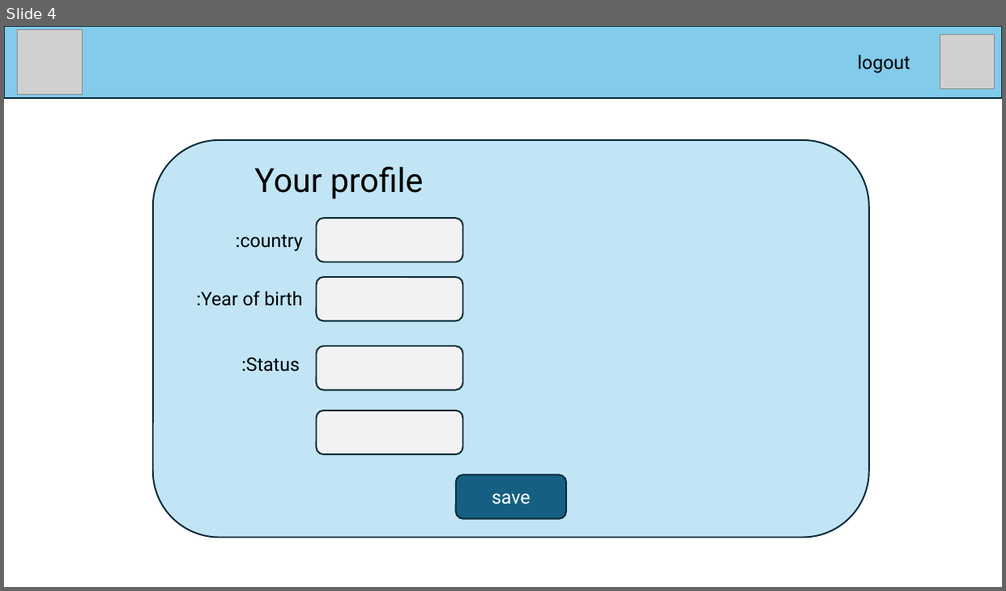
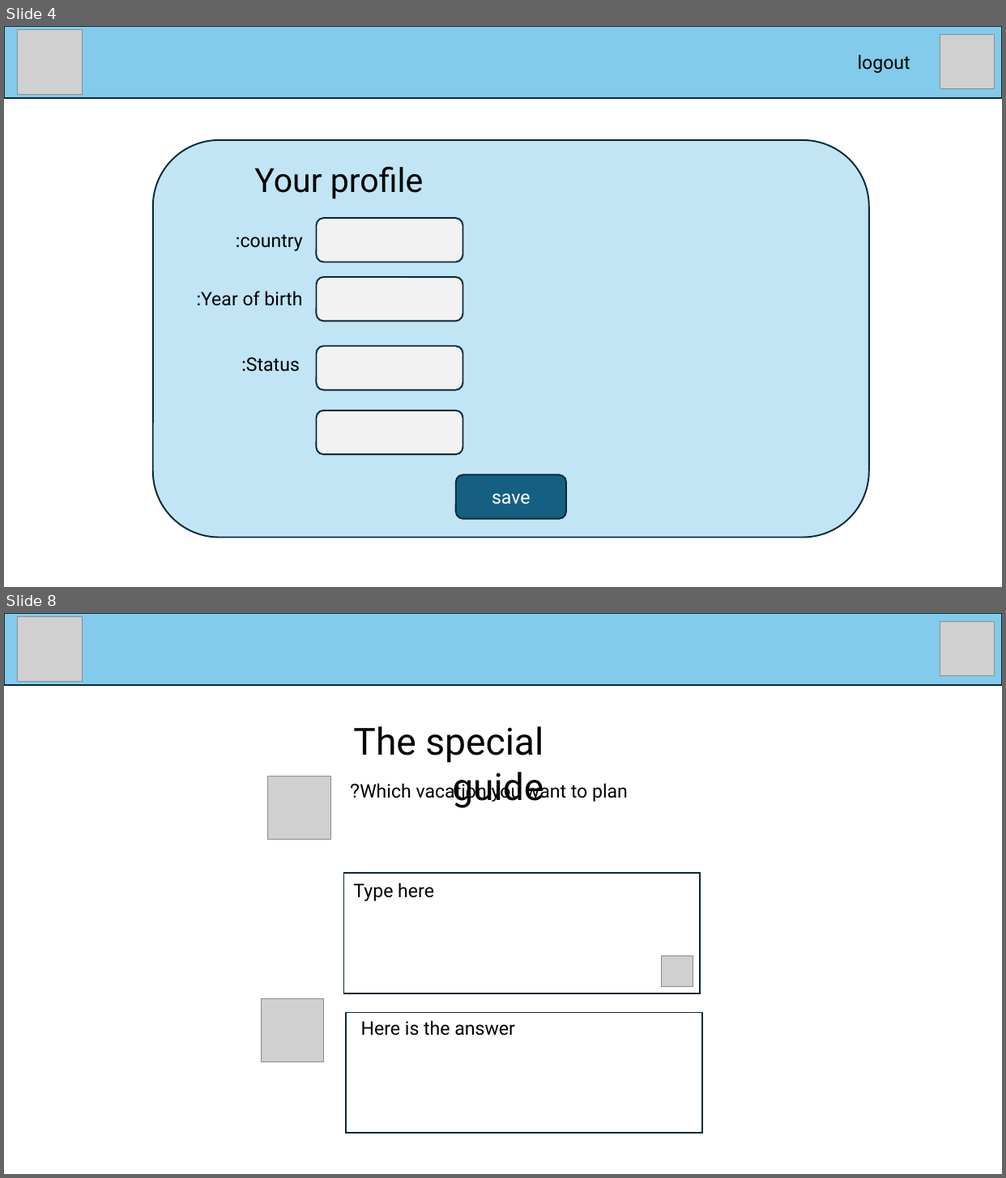
Before and after one commit to ptubul/vacapp, a slide deck: sprint1.pptx. Shown one above the other, each under a label of ours: slide 4 before the commit, slides 4 and 8 after it; the slides between them are not shown. The pictures are 1006x591 and 1006x1178 pixels, drawn with LibreOffice and Linux fonts; fonts in the diff are those of the drawing; grey boxes stand for pictures. Boxes give left, top, right and bottom in pixels: in the first picture for what was removed or moved away, otherwise in the second. Text is boxed around its words. In the diff, an @@ line names an element or a change of style, - is before the commit and + after.

```diff
--- a/sprint1.pptx
+++ b/sprint1.pptx
@@ slide 8 added at <box>4,613,1002,1174</box>, background #FFFFFF @@
@@ rectangle added at <box>4,613,1002,685</box>, fill #83CBEB, outline #092A39 1.5 pt @@
@@ picture added at <box>17,617,82,682</box> @@
@@ picture added at <box>940,622,995,677</box> @@
@@ text added at <box>353,726,543,808</box>, 36 pt, text #000000 @@
+The special guide
@@ picture added at <box>268,776,331,839</box> @@
@@ text added at <box>360,781,628,802</box>, 18 pt, text #000000 @@
+Which vacation you want to plan?
@@ rectangle added at <box>344,874,701,994</box>, outline #092A39 1.5 pt @@
@@ text added at <box>353,883,434,901</box>, 18 pt, text #000000 @@
+Type here
@@ picture added at <box>661,956,692,987</box> @@
@@ picture added at <box>261,999,324,1063</box> @@
@@ rectangle added at <box>346,1013,702,1133</box>, outline #092A39 1.5 pt @@
@@ text added at <box>361,1020,515,1036</box>, 18 pt, text #000000 @@
+Here is the answer
```
Also in this commit, not shown: 7 slides changed, 2 other slides added, 1 slide removed.
